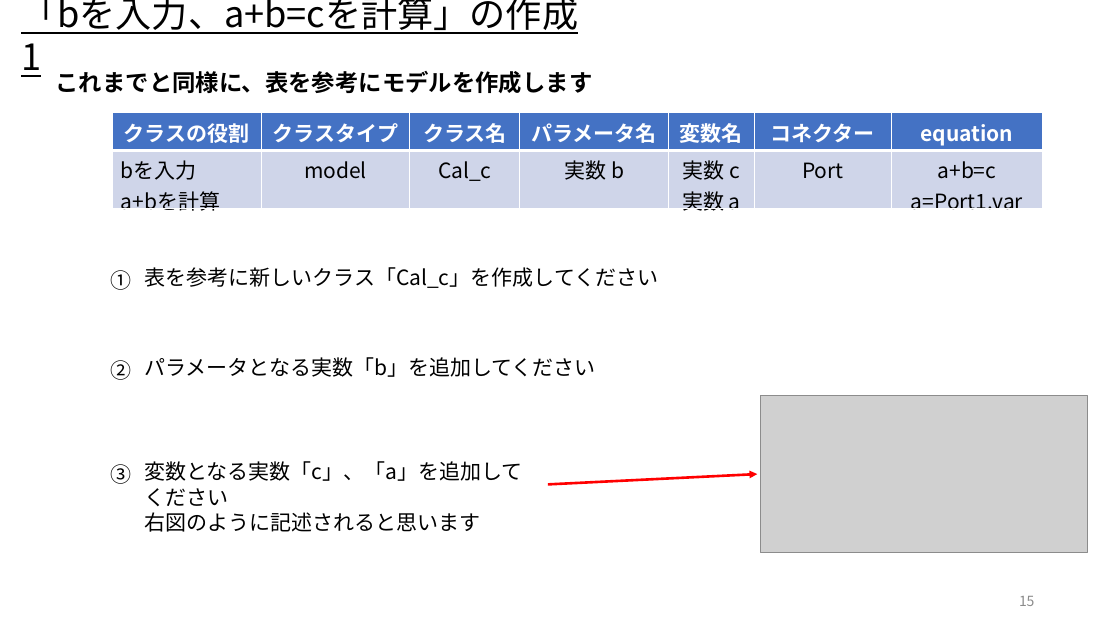
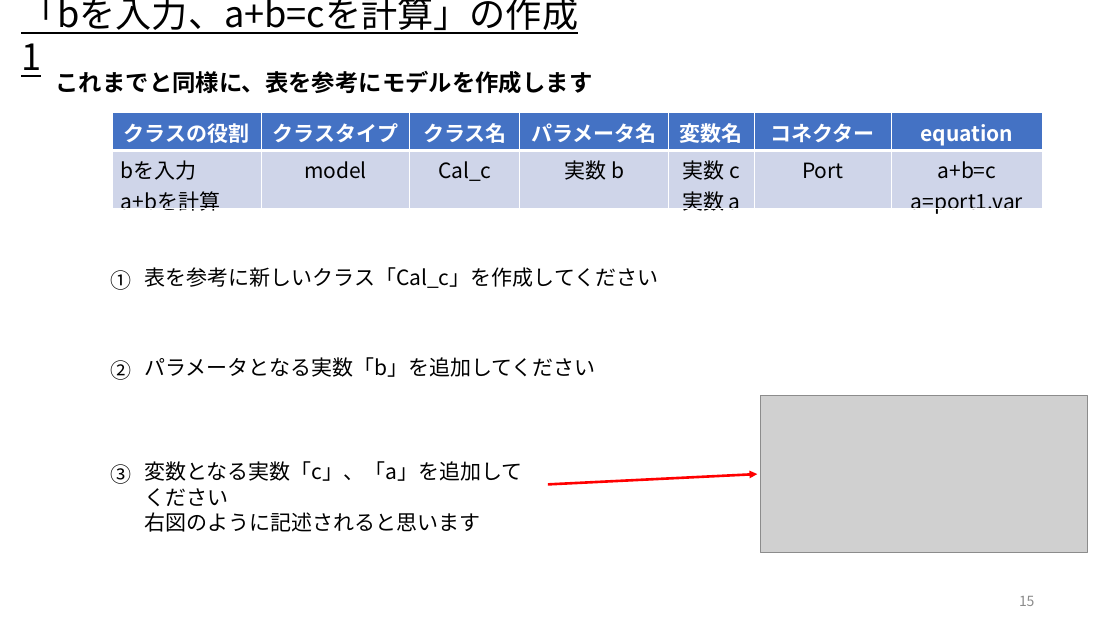
Before and after one commit to UedaShigenori/OpenModelica_Tutorials_Ja, a slide deck: slide 15 of 5_CustomizeModel3_OnePlusOne/OpenModelica_Tutorials_5.pptx. Drawn at 1120x630 pixels with LibreOffice and Linux fonts; fonts in the diff are those of the drawing; grey boxes stand for pictures. Boxes give left, top, right and bottom in pixels: in the first picture for what was removed or moved away, otherwise in the second. Text is boxed around its words. In the diff, an @@ line names an element or a change of style, - is before the commit and + after.

```diff
--- a/5_CustomizeModel3_OnePlusOne/OpenModelica_Tutorials_5.pptx
+++ b/5_CustomizeModel3_OnePlusOne/OpenModelica_Tutorials_5.pptx
@@ table at <box>113,113,1044,218</box> @@
-row 2, column 7: a+b=c / a=Port1.var
+row 2, column 7: a+b=c / a=port1.var
```
Also in this commit, not shown: 8 other slides changed, 3 other files.
